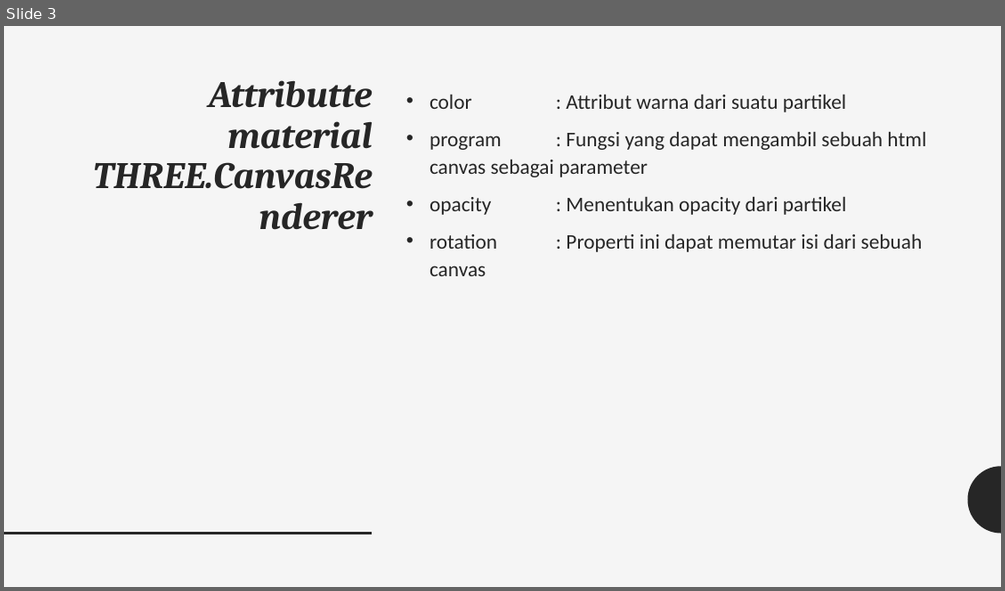
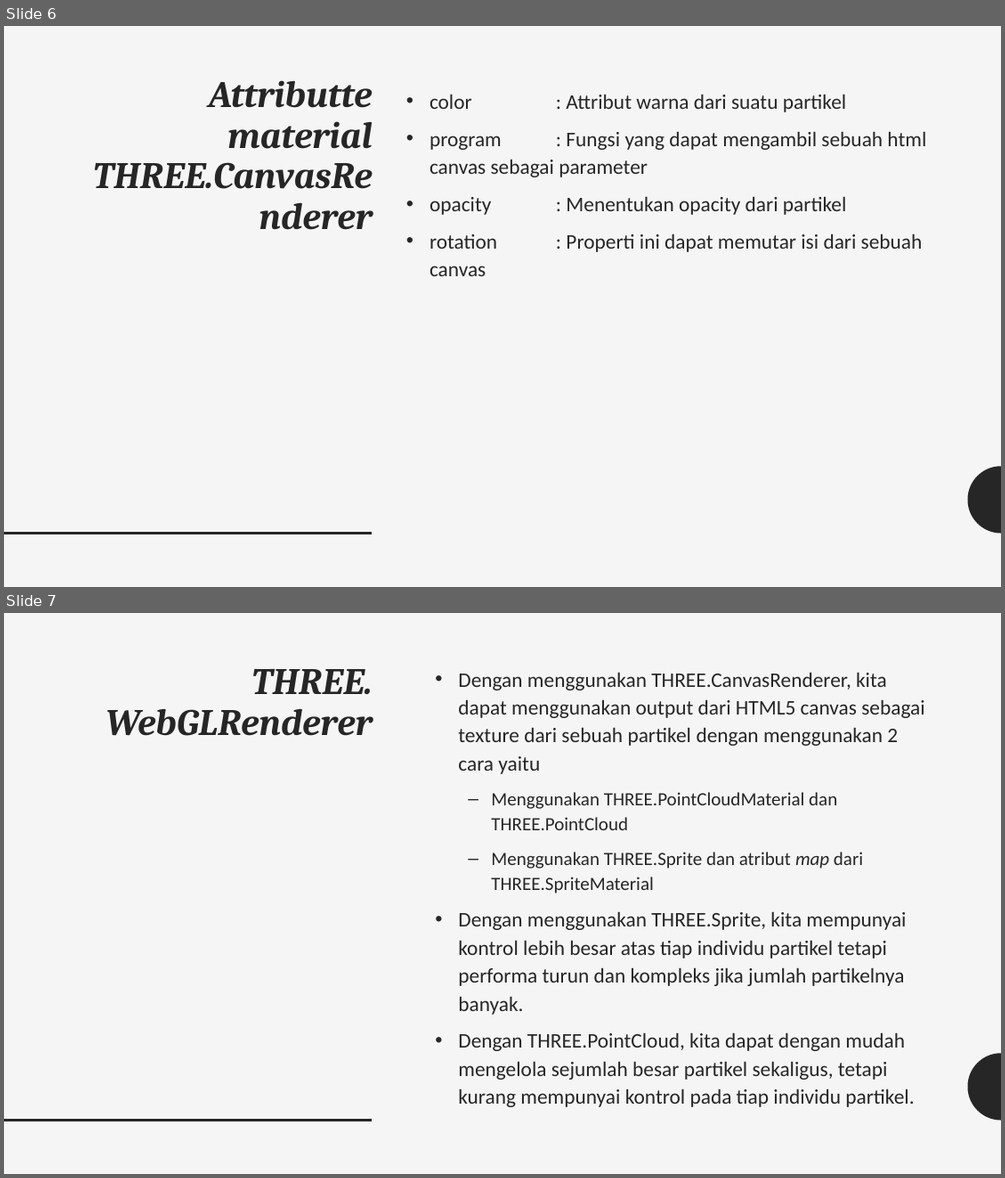
Before and after one commit to grafkom-d-if-its-2019/threejs-presentation-yolo, a slide deck: presentation/Particles, Sprites, and the Point Cloud.pptx. Shown one above the other, each under a label of ours: slide 3 before the commit, slides 6 and 7 after it. The pictures are 1005x591 and 1005x1178 pixels, drawn with LibreOffice and Linux fonts; fonts in the diff are those of the drawing. Boxes give left, top, right and bottom in pixels: in the first picture for what was removed or moved away, otherwise in the second. Text is boxed around its words. In the diff, an @@ line names an element or a change of style, - is before the commit and + after.

```diff
--- a/presentation/Particles, Sprites, and the Point Cloud.pptx
+++ b/presentation/Particles, Sprites, and the Point Cloud.pptx
@@ slide 7 added at [4, 613, 1001, 1174], background #F5F5F5; not listed: 2 template elements that a slide beside it also shows @@
@@ title added at [105, 669, 372, 736], 36 pt, text #262626, bold, italic @@
+THREE.
+WebGLRenderer
@@ text added at [458, 672, 924, 1107], 20 pt, text #262626 @@
+• Dengan menggunakan THREE.CanvasRenderer, kita dapat menggunakan output dari HTML5 canvas sebagai texture dari sebuah partikel dengan menggunakan 2 cara yaitu
+  – Menggunakan THREE.PointCloudMaterial dan THREE.PointCloud
+  – Menggunakan THREE.Sprite dan atribut map dari THREE.SpriteMaterial
+• Dengan menggunakan THREE.Sprite, kita mempunyai kontrol lebih besar atas tiap individu partikel tetapi performa turun dan kompleks jika jumlah partikelnya banyak.
+• Dengan THREE.PointCloud, kita dapat dengan mudah mengelola sejumlah besar partikel sekaligus, tetapi kurang mempunyai kontrol pada tiap individu partikel.
@@ what was slide 3 is now slide 6 @@
```
Also in this commit, not shown: 3 slides changed, 4 other slides added, 1 slide removed.
